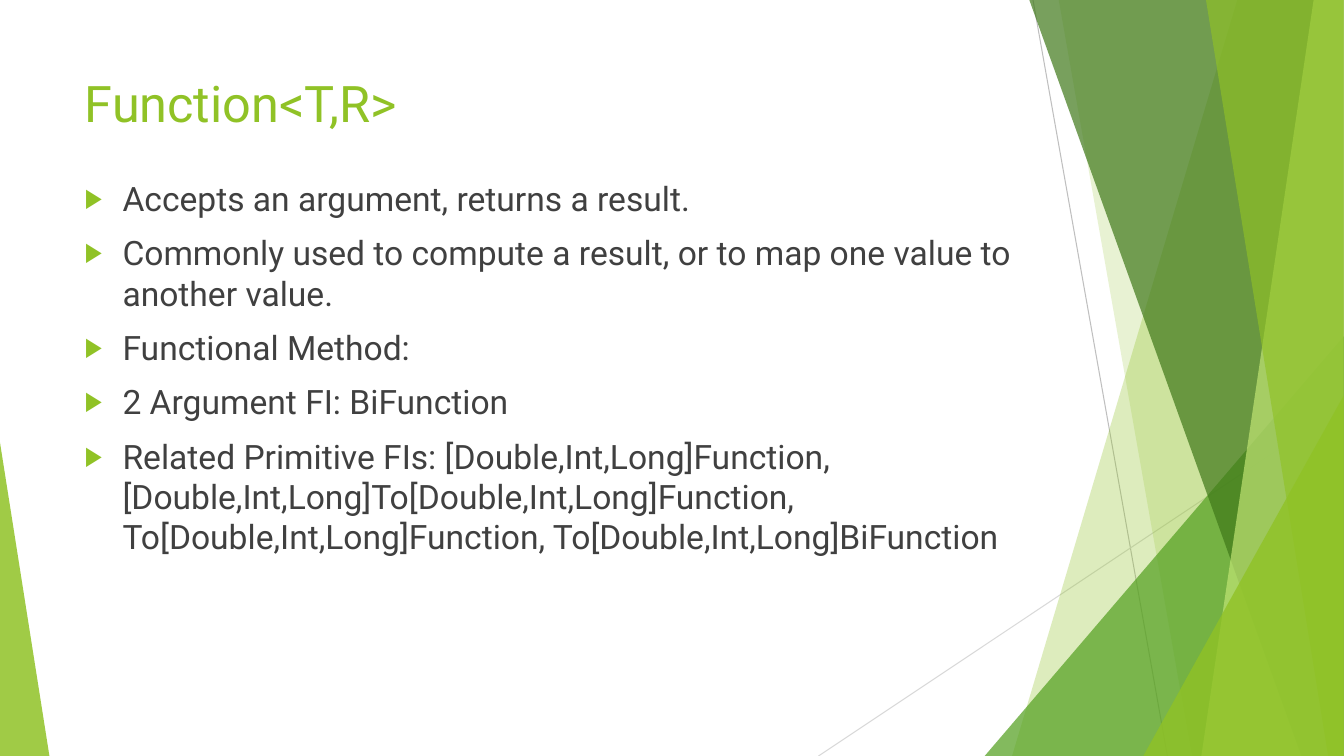
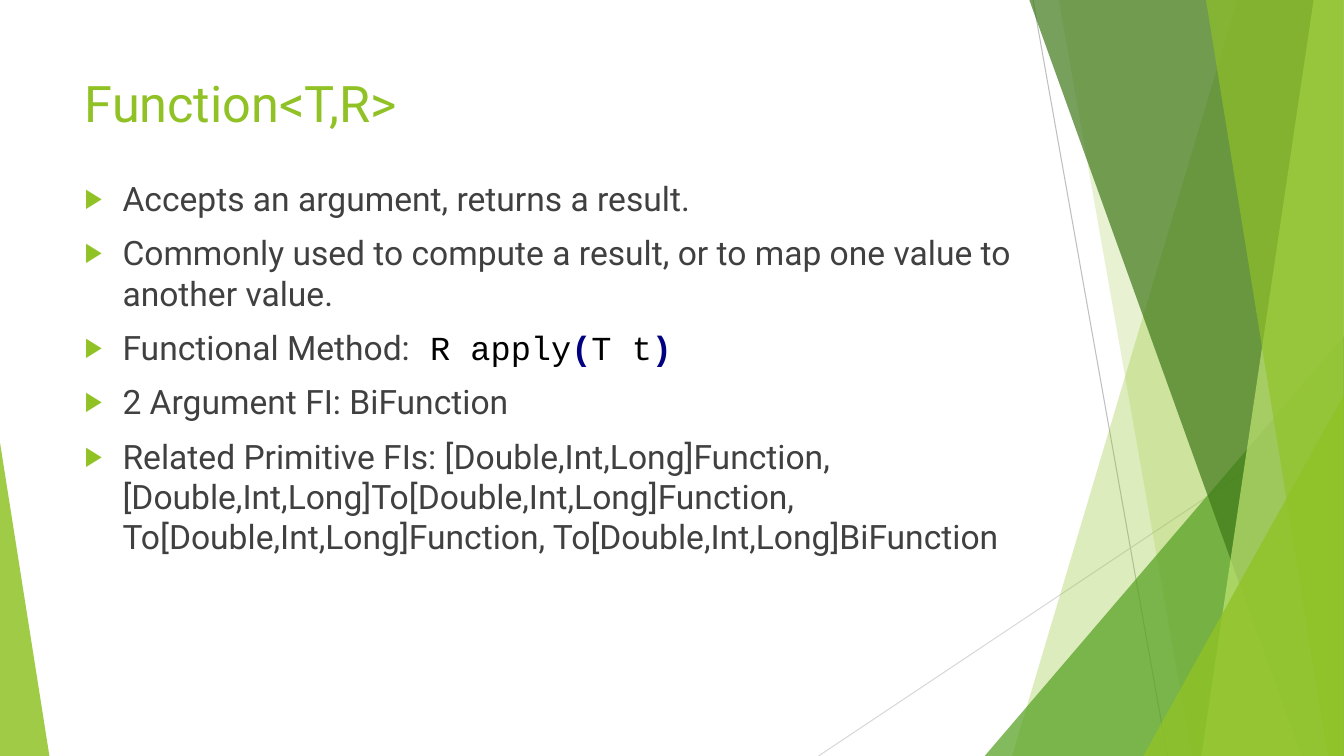
Before and after one commit to RichardRoda/2017-CodePaLOUsa-Lambda, a slide deck: slide 12 of Learning to Love the Lambda in the Stream.pptx. Drawn at 1344x756 pixels with LibreOffice and Linux fonts; fonts in the diff are those of the drawing. Boxes give left, top, right and bottom in pixels: in the first picture for what was removed or moved away, otherwise in the second. Text is boxed around its words. In the diff, an @@ line names an element or a change of style, - is before the commit and + after.

Commit message:
Clean up lambdas - consistently refer to single abstract method as functional method to be consistent with Oracle's Javadoc.  Add the Comparator as a key functional interface since it is used to control stream sorting.

```diff
--- a/Learning to Love the Lambda in the Stream.pptx
+++ b/Learning to Love the Lambda in the Stream.pptx
@@ text at [123, 335, 672, 367]: text changed @@
-▶ Functional Method:
+▶ Functional Method: R apply(T t)
```
Also in this commit, not shown: 4 other slides changed, 1 slide added, 4 other files.
